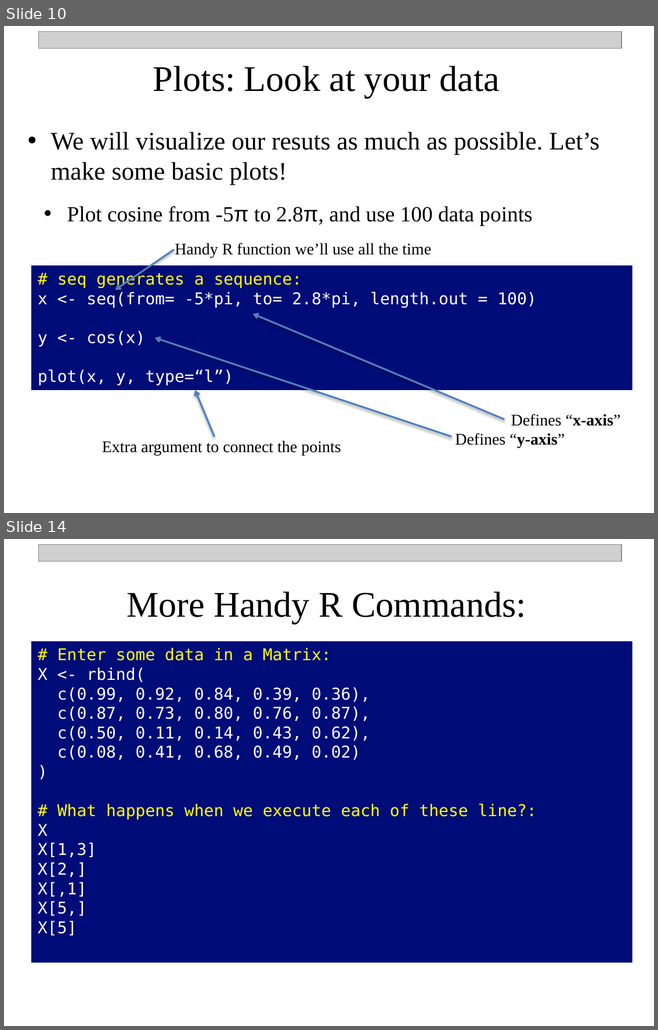
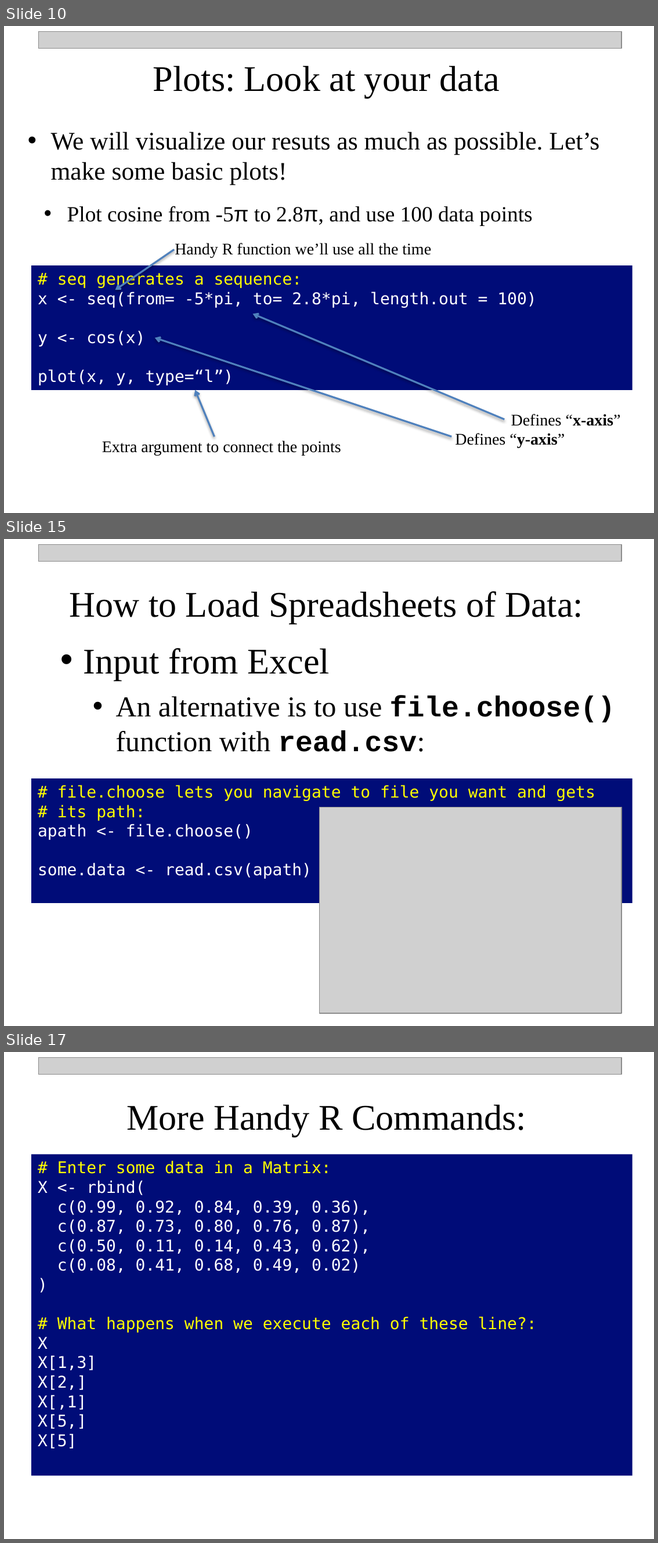
Before and after one commit to npetraco/CHE302, a slide deck: Laboratories/Lab0/Intro_To_R.pptx. Shown one above the other, each under a label of ours: slides 10 and 14 before the commit, slides 10, 15 and 17 after it; the slides between them are not shown. The pictures are 658x1030 and 658x1543 pixels, drawn with LibreOffice and Linux fonts; fonts in the diff are those of the drawing; grey boxes stand for pictures. Boxes give left, top, right and bottom in pixels: in the first picture for what was removed or moved away, otherwise in the second. Text is boxed around its words. In the diff, an @@ line names an element or a change of style, - is before the commit and + after.

```diff
--- a/Laboratories/Lab0/Intro_To_R.pptx
+++ b/Laboratories/Lab0/Intro_To_R.pptx
@@ slide 15 added at (4, 539, 654, 1026), background #FFFFFF @@
@@ picture added at (38, 544, 621, 561) @@
@@ text added at (70, 591, 583, 624), 40 pt, text #000000 @@
+How to Load Spreadsheets of Data:
@@ text added at (83, 648, 615, 752), 32 pt, text #000000 @@
+  • Input from Excel
+    • An alternative is to use file.choose() function with read.csv:
@@ rectangle added at (31, 779, 632, 903), fill #000C78, 18 pt, text #FFFF00 @@
+# file.choose lets you navigate to file you want and gets
+# its path:
+apath <- file.choose()
+some.data <- read.csv(apath)
@@ picture added at (320, 808, 621, 1013) @@
@@ what was slide 14 is now slide 17 @@
```
Also in this commit, not shown: 4 slides changed, 2 other slides added, 1 other file.
